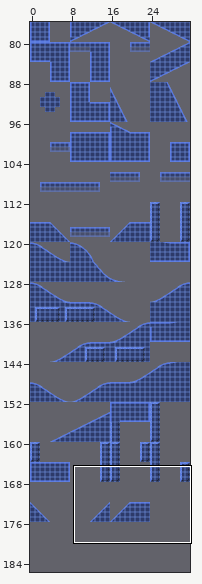
Tiled map, stored at assets/levels/R0/tilemap128.tmx. The picture above shows the old version from afar; the outline marks the close-up.
Close-up. First the earlier version:
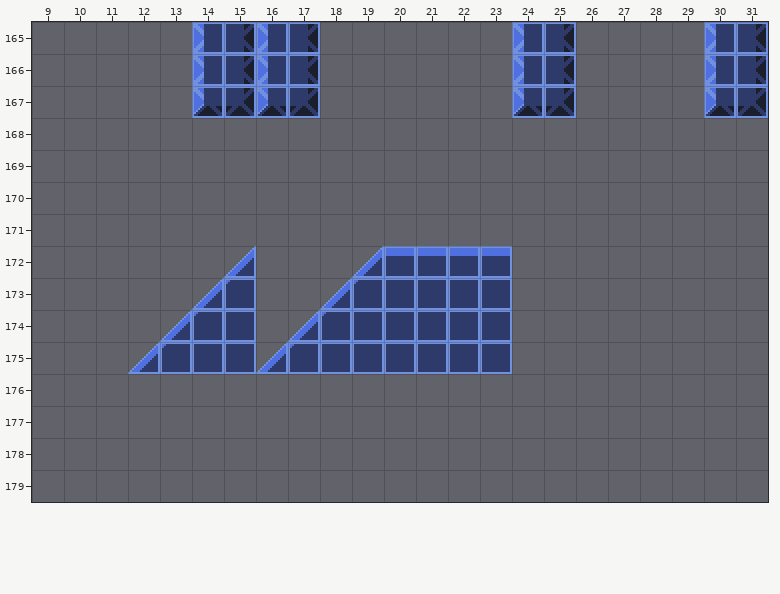
Cells are 16x16 px. Shown: x 9..31, y 165..179. The commit also changed other parts of the map, which this record leaves out. The old version is drawn lined up with the new one.
New version:
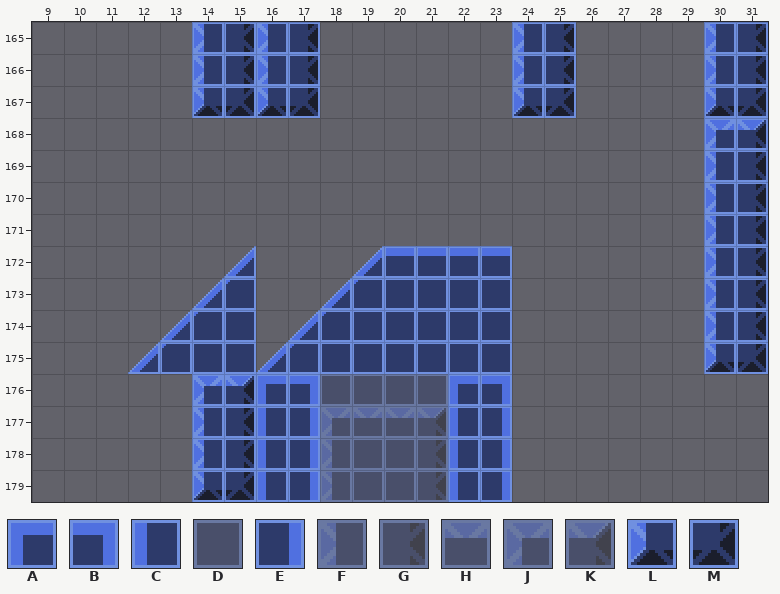
Key: from "16x16": A 1, B 3, C 9, D 10, E 11, F 12, G 13, H 50, J 52, K 53, L 54, M 55.
_ is an empty cell, . an unchanged one.
See-through tiles are keyed as they look on the map.
The exact change:
map size 32x176 -> 32x192 cells
layer "front" opacity 100% -> 47%
--- layer "solid"
@@ x 14..31 @@
-168 ................__
-169 ................__
-170 ................__
-171 ................__
-172 ................__
-173 ................__
-174 ................__
-175 ................__
-176 ____....__........
-177 ____....__........
-178 ____....__........
-179 ____....__........
+168 ................JK
+169 ................FG
+170 ................FG
+171 ................FG
+172 ................FG
+173 ................FG
+174 ................FG
+175 ................LM
+176 JKAB....AB........
+177 FGCE....CE........
+178 FGCE....CE........
+179 LMCE....CE........
--- layer "front"
@@ x 18..21 @@
-176 ____
-177 ____
-178 ____
-179 ____
+176 DDDD
+177 JHHK
+178 FDDG
+179 FDDG
